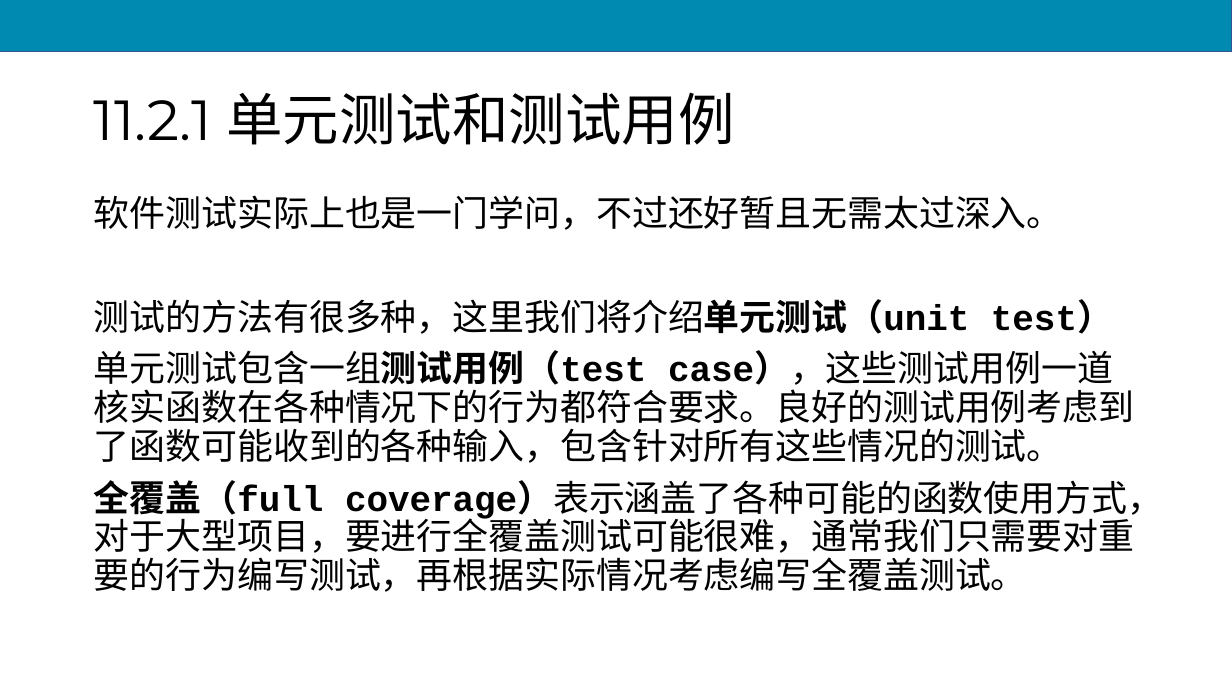
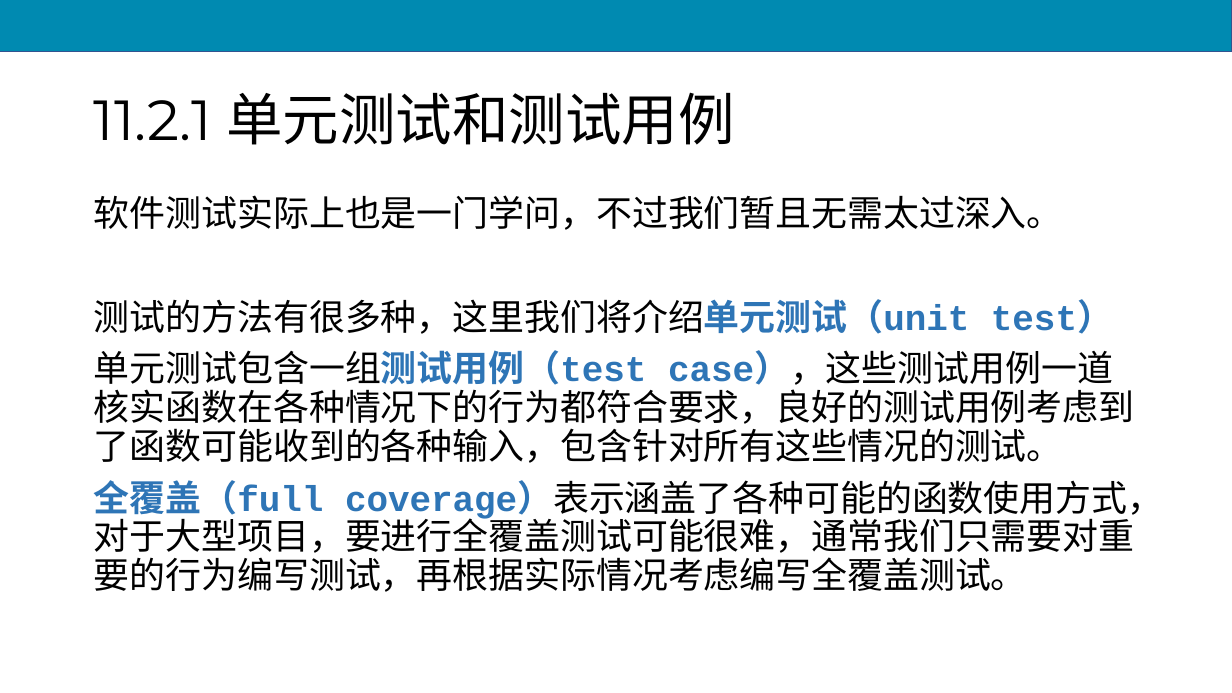
Before and after one commit to scruel/pcc_3e_slides, a slide deck: slide 12 of PPT/python11.pptx (slide 11 before the commit). Drawn at 1232x693 pixels with LibreOffice and Linux fonts; fonts in the diff are those of the drawing. Boxes give left, top, right and bottom in pixels: in the first picture for what was removed or moved away, otherwise in the second. Text is boxed around its words. In the diff, an @@ line names an element or a change of style, - is before the commit and + after.

```diff
--- a/PPT/python11.pptx
+++ b/PPT/python11.pptx
@@ text at [94,195,1063,230]: text changed @@
-软件测试实际上也是一门学问，不过还好暂且无需太过深入。
+软件测试实际上也是一门学问，不过我们暂且无需太过深入。
@@ text at [94,299,1163,592]: text colour #000000 to #2E75B6 in "测试的方法有很多种，这里我们将介绍单元测试（unit test）", "全覆盖（full coverage）表示涵盖了各种可能的函数使用方式，对于大型项目，要进行全覆盖测试可能很难，通常我们只 ..." @@
@@ text at [94,350,1135,463]: text changed @@
-单元测试包含一组测试用例（test case），这些测试用例一道核实函数在各种情况下的行为都符合要求。良好的测试用例考虑到了函数可能收到的各种输入，包含针对所有这些情况的测试。
+单元测试包含一组测试用例（test case），这些测试用例一道核实函数在各种情况下的行为都符合要求，良好的测试用例考虑到了函数可能收到的各种输入，包含针对所有这些情况的测试。
```
Also in this commit, not shown: 40 other slides changed, 15 slides added, 3 other files.
